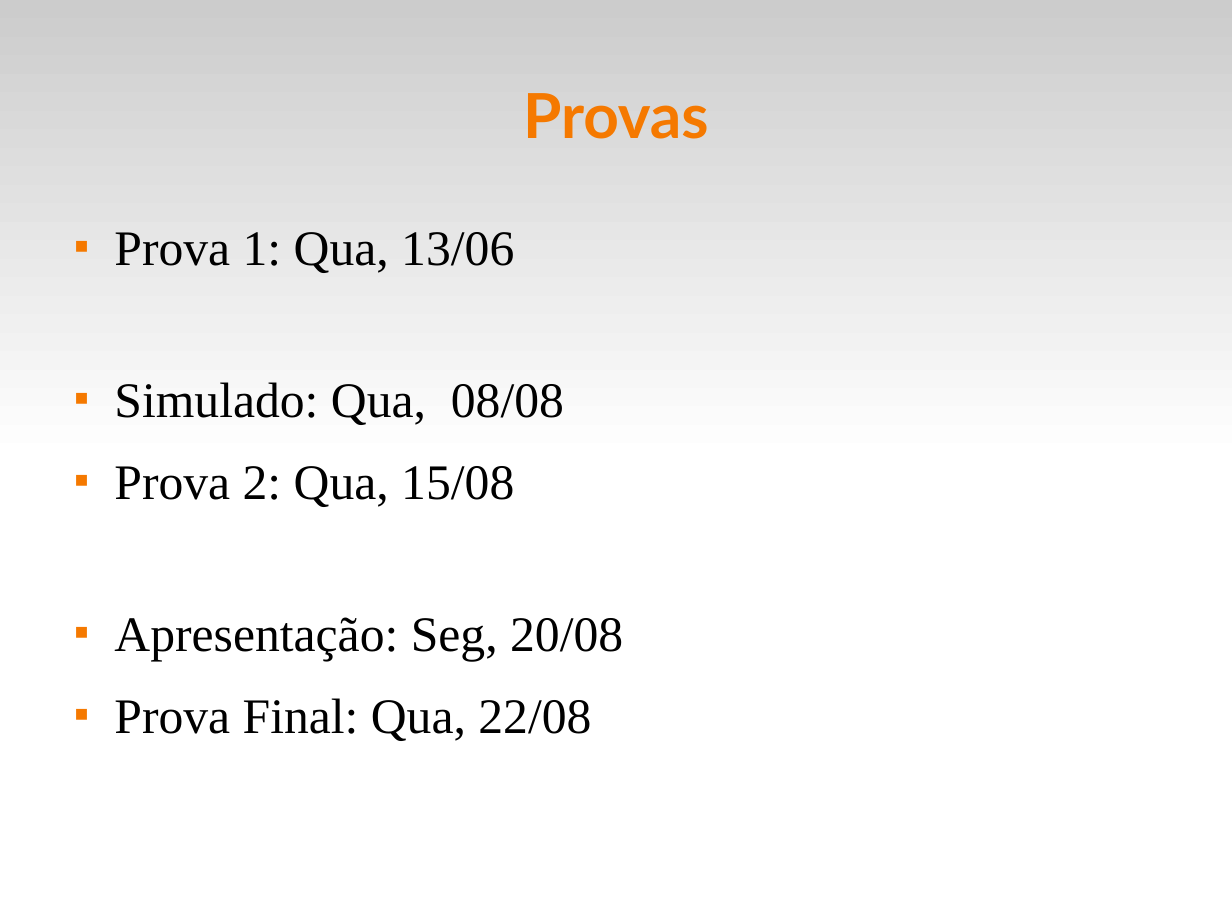
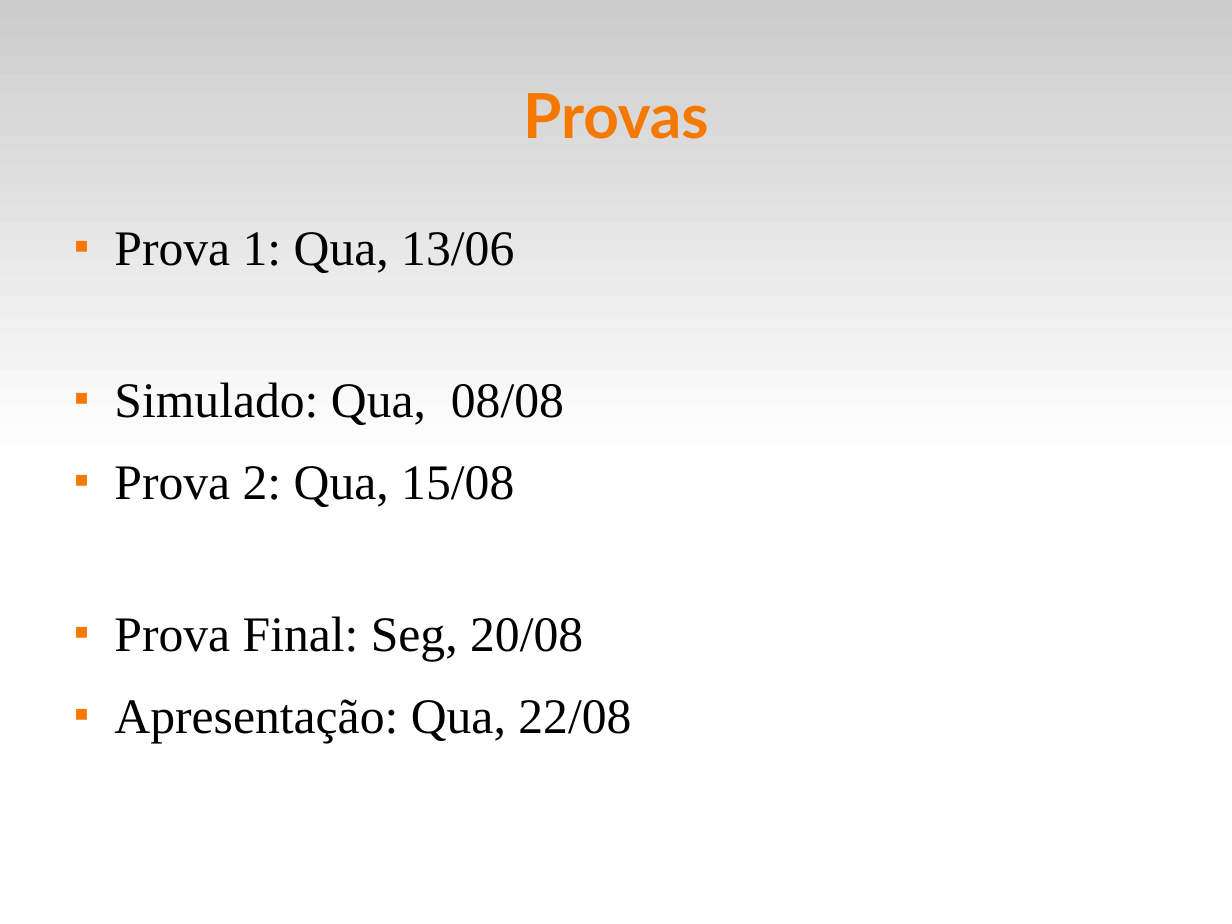
Before and after one commit to fsantanna-uerj/LP1, a slide deck: slide 7 of Slides/lp1-00-intro.odp. Drawn at 1232x924 pixels with LibreOffice and Linux fonts; fonts in the diff are those of the drawing. Boxes give left, top, right and bottom in pixels: in the first picture for what was removed or moved away, otherwise in the second. Text is boxed around its words. In the diff, an @@ line names an element or a change of style, - is before the commit and + after.

Commit message:
(>) data prova final

```diff
--- a/Slides/lp1-00-intro.odp
+++ b/Slides/lp1-00-intro.odp
@@ text at (114, 616, 631, 743): text changed @@
-■ Apresentação: Seg, 20/08
-■ Prova Final: Qua, 22/08
+■ Prova Final: Seg, 20/08
+■ Apresentação: Qua, 22/08
```
Also in this commit, not shown: 3 other slides changed, 1 other file.
